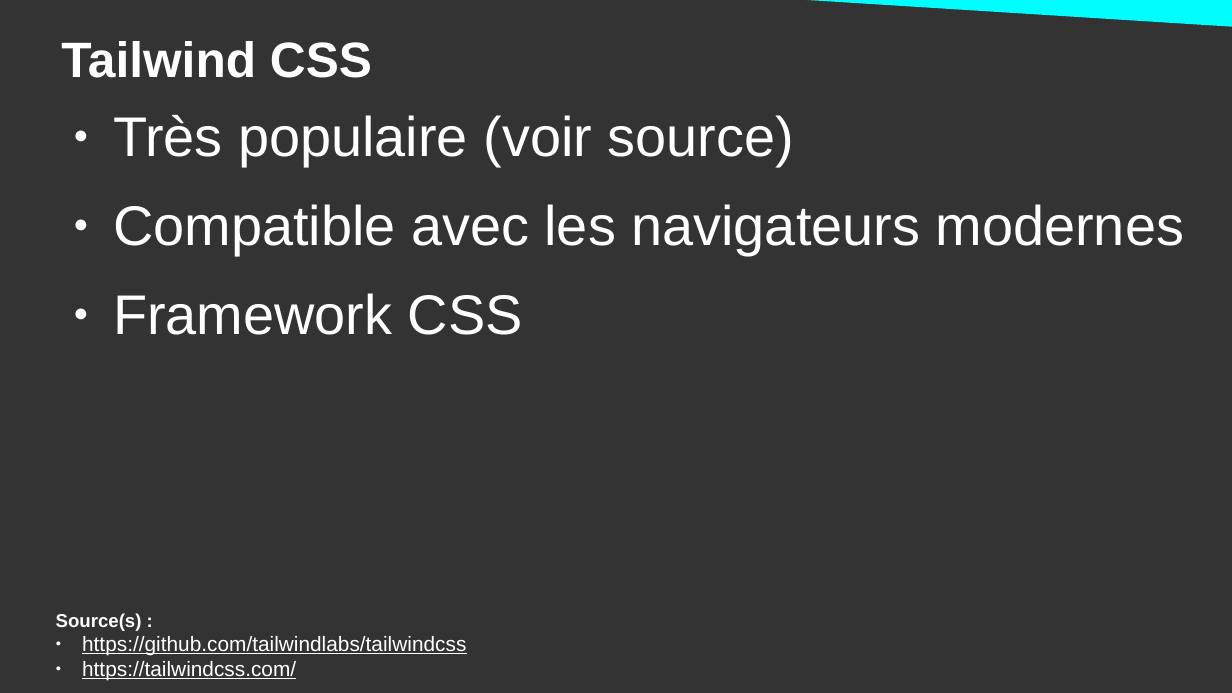
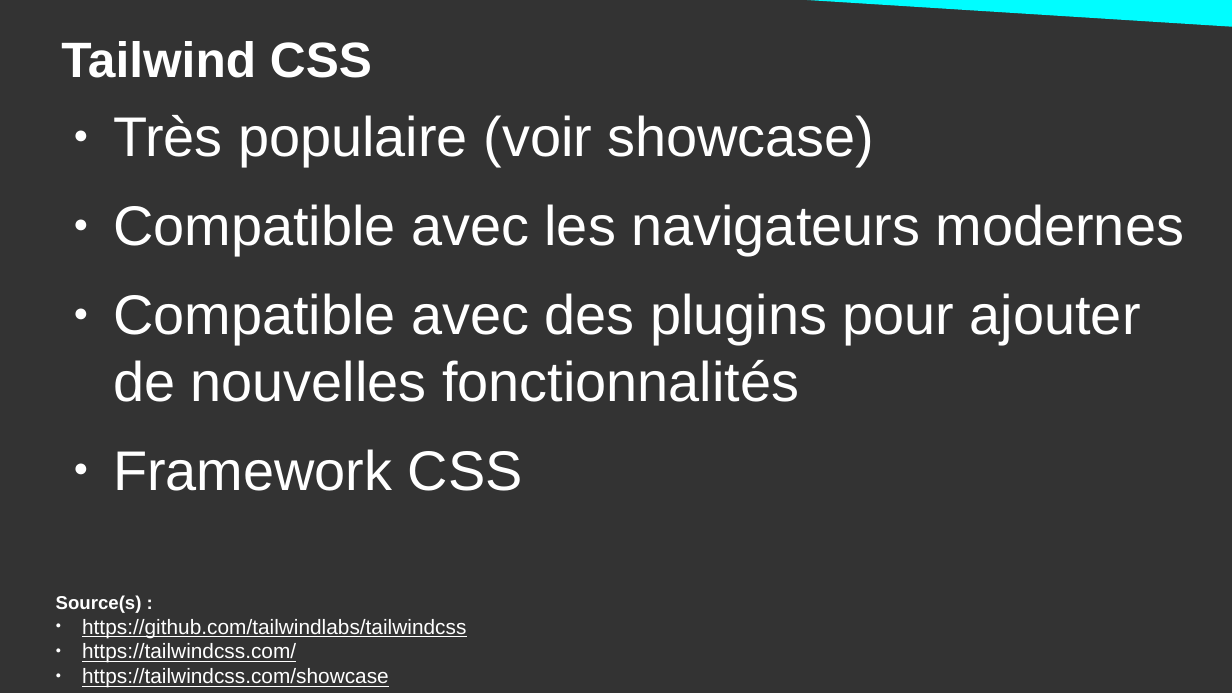
Before and after one commit to DanYellow/cours, a slide deck: slide 6 of integration-web-s2/cours-magistraux/numero-1/presentation.odp. Drawn at 1232x693 pixels with LibreOffice and Linux fonts; fonts in the diff are those of the drawing. Boxes give left, top, right and bottom in pixels: in the first picture for what was removed or moved away, otherwise in the second. Text is boxed around its words. In the diff, an @@ line names an element or a change of style, - is before the commit and + after.

```diff
--- a/integration-web-s2/cours-magistraux/numero-1/presentation.odp
+++ b/integration-web-s2/cours-magistraux/numero-1/presentation.odp
@@ text at <box>113,115,875,166</box>: text changed @@
-● Très populaire (voir source)
+● Très populaire (voir showcase)
@@ text at <box>113,293,1141,402</box>: paragraph added @@
+● Compatible avec des plugins pour ajouter de nouvelles fonctionnalités
@@ text "Source(s) :": place and size @@
-text "Source(s) :" at <box>56,613,466,681</box>
+text "Source(s) :" at <box>56,595,466,688</box>
@@ text at <box>82,668,389,688</box>: paragraph added @@
+● https://tailwindcss.com/showcase
```
Also in this commit, not shown: 6 other slides changed, 2 slides added, 1 other file.
